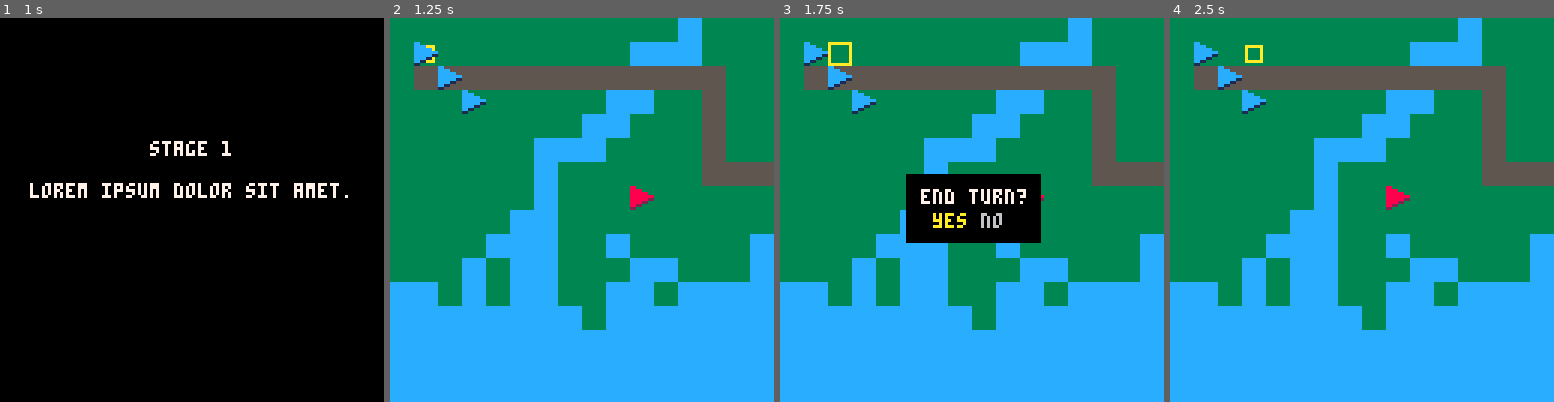
Above: before the commit, frames 1-4 (left to right).
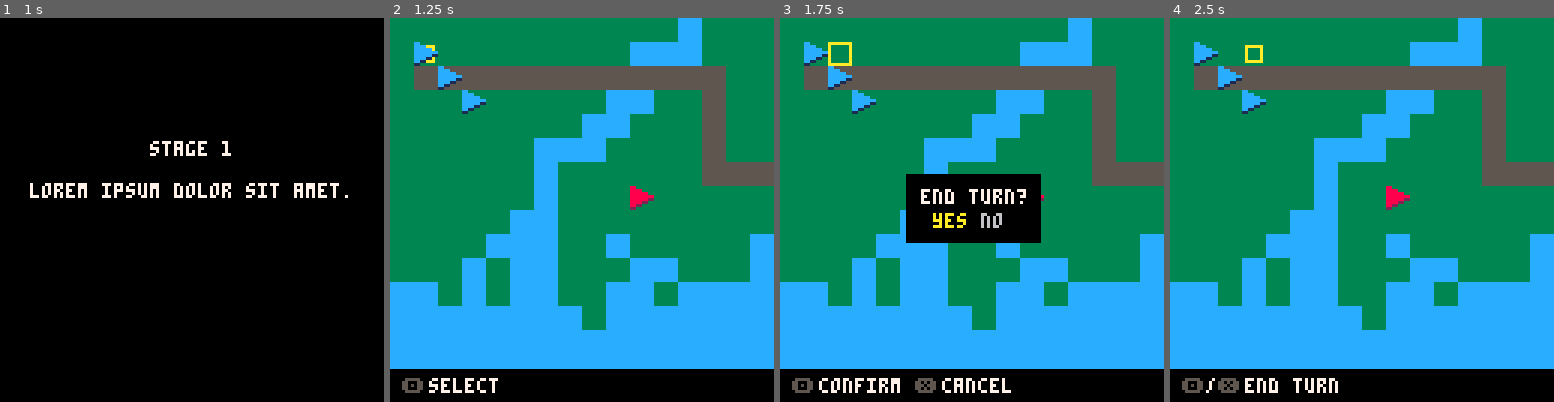
Above: after the commit, the same moments.

Repository: chrisallenlane/balance-of-power
Game: PICO-8 cartridge balance-of-power.p8
Same seed, same stepped clock (60 frames per second), same inputs: the game is played once before the commit and once after it.
Inputs:
- Up to frame 1 (1 s): tap X (X key) at 0.33 s; tap O (Z key) at 0.7 s
- Up to frame 2 (1.25 s): tap X (X key) at 1.07 s
- Up to frame 3 (1.75 s): hold Right from 1.6 s (still down); tap O (Z key) at 1.7 s
- Up to frame 4 (2.5 s): tap X (X key) at 1.85 s; release Right at 2.1 s; tap O (Z key) at 2.1 s; hold Up 2.15-2.42 s; hold Right from 2.47 s (still down)

Frame 1 is identical in both runs. In frame 2, 8.6% of the frame differs, in the area x 0-100%, y 91-100%; in frame 3, 8.6%; in frame 4, 8.6%.

Commit message:
feat(Info): create info bar
Create info bar at the bottom of the screen that provides the player
with context-aware control info.

Diff:
--- a/balance-of-power.p8
+++ b/balance-of-power.p8
@@ -24,6 +24,7 @@
 #include src/menu-balance.lua
 #include src/menu-target.lua
 #include src/menu-turn-end.lua
+#include src/info.lua
 #include src/player.lua
 #include src/human.lua
 #include src/cpu.lua
--- a/src/cpu.lua
+++ b/src/cpu.lua
@@ -2,6 +2,8 @@
 
 -- NB: this is a stub
 function CPU.battle.update()
+    Info:set("", "")
+
     -- pause in place for a moment before the CPU moves
     if CPU.delay > 0 then
         CPU.delay = CPU.delay - 1
--- a/src/human.lua
+++ b/src/human.lua
@@ -41,51 +41,64 @@
     -- determine whether a unit is beneath the cursor
     local unit, idx = Unit.at(Cursor.cell.x, Cursor.cell.y, Map.current.units)
 
-    -- "X"
-    if BtnYes:once() then
-        -- if there is a unit beneath the cursor...
-        if unit then
-            -- select friendly unit:
-            if unit:friend(Turn.player) and not Cursor:selected(unit) and
-                unit.active then
+    -- if there is a unit beneath the cursor...
+    if unit then
+        -- select friendly unit:
+        if unit:friend(Turn.player) and not Cursor:selected(unit) and
+            unit.active then
+            Info:set("select", "")
+
+            if BtnYes:once() then
                 Cursor.sel = unit
                 Radius:update(unit, Map.current, Turn.player)
+            end
 
-                -- open friendly balance menu:
-            elseif unit:friend(Turn.player) and Cursor:selected(unit) and
-                not unit:acted() then
-                MenuBalance:open(Cursor.sel, idx)
+            -- open friendly balance menu:
+        elseif unit:friend(Turn.player) and Cursor:selected(unit) and
+            not unit:acted() then
+            Info:set("balance", "unselect")
 
-                -- open the "turn end" menu if the unit has already
-                -- taken an action
-            elseif unit:friend(Turn.player) and Cursor:selected(unit) and
-                unit:acted() then
-                MenuTurnEnd:open()
+            if BtnYes:once() then MenuBalance:open(Cursor.sel, idx) end
 
-                -- view enemy radii:
-            elseif unit:foe(Turn.player) and not Cursor:selected() then
+            -- open the "turn end" menu if the unit has already
+            -- taken an action
+        elseif unit:friend(Turn.player) and Cursor:selected(unit) and
+            unit:acted() then
+            Info:set("end turn", "unselect")
+
+            if BtnYes:once() then MenuTurnEnd:open() end
+
+            -- view enemy radii:
+        elseif unit:foe(Turn.player) and not Cursor:selected() then
+            Info:set("view radii", "")
+
+            if BtnYes:once() then
                 -- get the enemy player number
                 local enemy = 2
                 if Turn.player == 2 then enemy = 1 end
 
                 -- draw the radii for the enemy player
                 Radius:update(unit, Map.current, enemy)
-
-                -- attack enemy:
-            elseif unit:foe(Turn.player) and Cursor:selected() and
-                not Cursor.sel:attacked() and Cursor.sel.active and
-                Radius:contains('atk', unit.cell.x, unit.cell.y) then
-                MenuTarget:open(unit, idx)
             end
 
-            -- if no unit is beneath the cursor...
-        elseif not unit then
-            -- move friendly unit:
-            if Cursor:selected() and Cursor.sel.active and
-                not Cursor.sel:moved() and
-                Cell.open(Cursor.cell.x, Cursor.cell.y, Map.current) and
-                Radius:contains('mov', Cursor.cell.x, Cursor.cell.y) then
+            -- attack enemy:
+        elseif unit:foe(Turn.player) and Cursor:selected() and
+            not Cursor.sel:attacked() and Cursor.sel.active and
+            Radius:contains('atk', unit.cell.x, unit.cell.y) then
+            Info:set("attack", "unselect")
 
+            if BtnYes:once() then MenuTarget:open(unit, idx) end
+        end
+
+        -- if no unit is beneath the cursor...
+    elseif not unit then
+        -- move friendly unit:
+        if Cursor:selected() and Cursor.sel.active and not Cursor.sel:moved() and
+            Cell.open(Cursor.cell.x, Cursor.cell.y, Map.current) and
+            Radius:contains('mov', Cursor.cell.x, Cursor.cell.y) then
+            Info:set("move", "unselect")
+
+            if BtnYes:once() then
                 -- move the unit
                 Cursor.sel:move(Cursor.cell.x, Cursor.cell.y)
 
@@ -104,11 +117,12 @@
                 else
                     Radius:update(Cursor.sel, Map.current, Turn.player)
                 end
+            end
 
-                -- show the "end turn" menu
-            elseif not Cursor:selected() then
-                MenuTurnEnd:open()
-            end
+            -- show the "end turn" menu
+        elseif not Cursor:selected() then
+            Info:set("end turn", "end turn")
+            if BtnYes:once() then MenuTurnEnd:open() end
         end
     end
 
--- /dev/null
+++ b/src/info.lua
@@ -0,0 +1,41 @@
+Info = {yes = "", no = ""}
+
+-- Set info values
+function Info:set(yes, no)
+    self.yes = yes
+    self.no = no
+end
+
+-- Draw the info box
+function Info:draw()
+    -- short circuit if there is no info to display
+    if self.yes == "" and self.no == "" then return end
+
+    -- padding to align the menu location with the camera
+    local camX = Camera.px.x
+    local camY = Camera.px.y
+
+    -- draw the menu background
+    rectfill(camX, camY + 117, camX + 128, camY + 128, 0)
+
+    -- if both buttons do the same thing, combine them
+    if self.yes ~= "" and self.yes == self.no then
+        print("\142", camX + 4, camY + 120, 5)
+        print("/", camX + 12, camY + 120, 7)
+        print("\151", camX + 16, camY + 120, 5)
+        print(self.yes, camX + 25, camY + 120, 7)
+        return
+    end
+
+    -- confirm
+    if self.yes ~= "" then
+        print("\142", camX + 4, camY + 120, 5)
+        print(self.yes, camX + 13, camY + 120, 7)
+    end
+
+    -- cancel
+    if self.no ~= "" then
+        print("\151", camX + 17 + (#self.yes * 4), camY + 120, 5)
+        print(self.no, camX + 26 + (#self.yes * 4), camY + 120, 7)
+    end
+end
--- a/src/menu-balance.lua
+++ b/src/menu-balance.lua
@@ -15,6 +15,8 @@
 
 -- update "end turn?" menu state
 function MenuBalance:update()
+    Info:set("confirm", "cancel")
+
     -- cancel the balance and close the menu
     if BtnNo:once() then
         self.vis = false
--- a/src/menu-target.lua
+++ b/src/menu-target.lua
@@ -16,6 +16,8 @@
 -- TODO: disallow targeting a system with 0 power
 -- update "end turn?" menu state
 function MenuTarget:update()
+    Info:set("target", "cancel")
+
     -- cancel the balance and close the menu
     if BtnNo:once() then
         self.vis = false
--- a/src/menu-turn-end.lua
+++ b/src/menu-turn-end.lua
@@ -8,6 +8,8 @@
 
 -- update "end turn?" menu state
 function MenuTurnEnd:update()
+    Info:set("confirm", "cancel")
+
     -- right
     if self.sel == 1 and btnp(1) then
         self.sel = 2
--- a/src/screen-battle.lua
+++ b/src/screen-battle.lua
@@ -45,6 +45,7 @@
     MenuTurnEnd:draw()
     MenuBalance:draw()
     MenuTarget:draw()
+    Info:draw()
 
     -- display debug output (if so configured)
     if DEBUG_SHOW then Debug.vars() end
Not shown, changed: .luacheckrc
